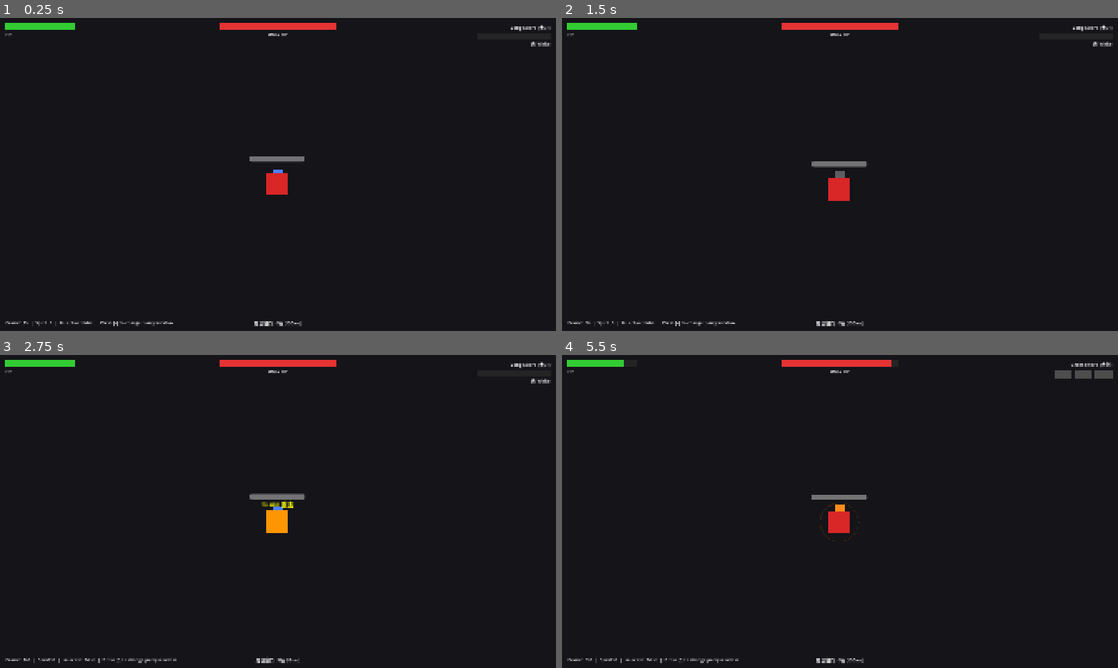
Above: before the commit, frames 1-4 (two rows, left to right).
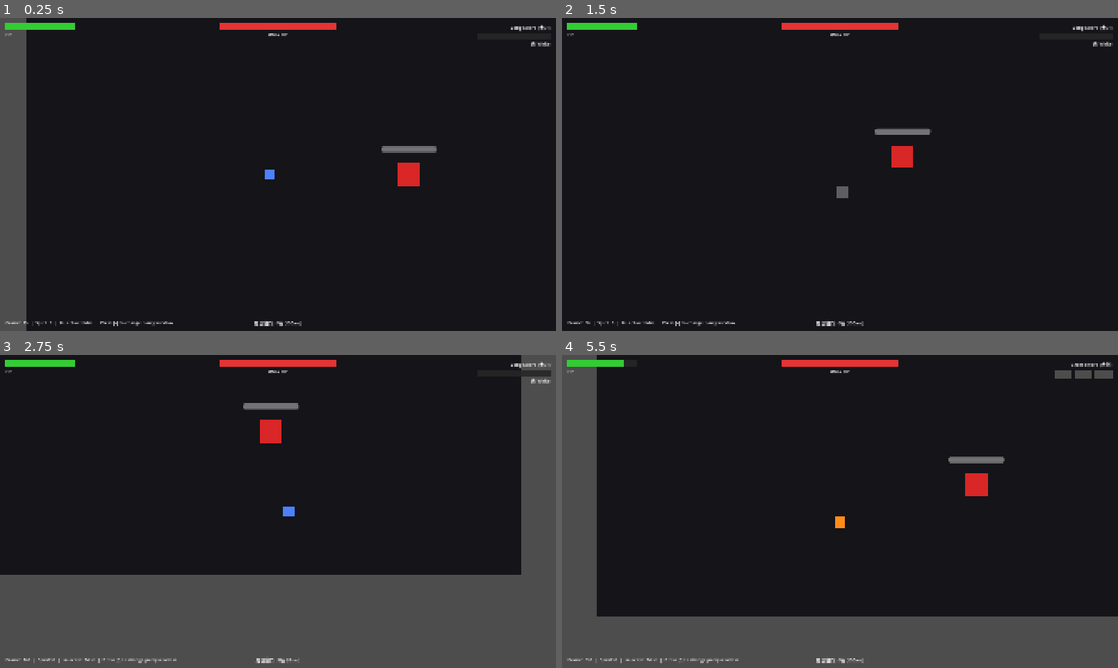
Above: after the commit, the same moments.

Repository: cyclonemagnum/claude_game_studios
Game: Godot game, scene res://main.tscn
The game is run twice, just before and just after one commit, with the same random seed, the same clock (stepped at 60 frames per second) and the same inputs.
Inputs:
- Up to frame 1 (0.25 s): no input
- Up to frame 2 (1.5 s): hold D (move_right) 0.53-1.28 s; tap J (attack) at 0.6 s; hold S (move_down) from 1.28 s (still down); tap K (dodge) at 1.35 s
- Up to frame 3 (2.75 s): release S (move_down) at 2.03 s; hold D (move_right) from 2.03 s (still down); hold [ (parry_window_decrease) from 2.03 s (still down)
- Up to frame 4 (5.5 s): release D (move_right) at 2.78 s; release [ (parry_window_decrease) at 2.78 s; hold W (move_up) 2.78-3.53 s; tap one key every 0.75 s from 2.85 s: ] (parry_window_increase) L (special) Tab (switch_weapon) J (attack); hold A (move_left) 3.53-5.03 s; hold S (move_down) from 5.03 s (still down)

The runs differ from the first frame. In frame 1, 5.6% of the frame differs, in the area x 0-79%, y 0-100%; in frame 2, 1.0%; in frame 3, 35%, in the area x 0-100%, y 0-100%; in frame 4, 23%.

Commit message:
fix: 修复竞技场墙壁碰撞体和玩家碰撞掩码
- 墙壁碰撞体从 1800x1000 巨型矩形改为薄壁（水平 1800x40，垂直 40x1000）
  之前4面墙共用同一个覆盖整个竞技场的碰撞体，导致玩家和Boss被卡住无法移动
- Player collision_mask 5→1，只与墙壁碰撞，不再与Boss物理推挤

Co-Authored-By: Claude Opus 4.6 (1M context) <noreply@anthropic.com>

Diff:
--- a/prototypes/combat-feel/main.tscn
+++ b/prototypes/combat-feel/main.tscn
@@ -7,8 +7,11 @@
 [ext_resource type="PackedScene" path="res://hud.tscn" id="5_hud"]
 [ext_resource type="Script" path="res://hit_effect.gd" id="6_hit"]
 
-[sub_resource type="RectangleShape2D" id="RectangleShape2D_arena"]
-size = Vector2(1800, 1000)
+[sub_resource type="RectangleShape2D" id="RectangleShape2D_wall_h"]
+size = Vector2(1800, 40)
+
+[sub_resource type="RectangleShape2D" id="RectangleShape2D_wall_v"]
+size = Vector2(40, 1000)
 
 [node name="Main" type="Node2D"]
 script = ExtResource("1_main")
@@ -25,19 +28,19 @@
 
 [node name="WallTop" type="CollisionShape2D" parent="ArenaWalls"]
 position = Vector2(0, -520)
-shape = SubResource("RectangleShape2D_arena")
+shape = SubResource("RectangleShape2D_wall_h")
 
 [node name="WallBottom" type="CollisionShape2D" parent="ArenaWalls"]
 position = Vector2(0, 520)
-shape = SubResource("RectangleShape2D_arena")
+shape = SubResource("RectangleShape2D_wall_h")
 
 [node name="WallLeft" type="CollisionShape2D" parent="ArenaWalls"]
 position = Vector2(-920, 0)
-shape = SubResource("RectangleShape2D_arena")
+shape = SubResource("RectangleShape2D_wall_v")
 
 [node name="WallRight" type="CollisionShape2D" parent="ArenaWalls"]
 position = Vector2(920, 0)
-shape = SubResource("RectangleShape2D_arena")
+shape = SubResource("RectangleShape2D_wall_v")
 
 [node name="Player" parent="." instance=ExtResource("2_player")]
 position = Vector2(-200, 0)
--- a/prototypes/combat-feel/player.tscn
+++ b/prototypes/combat-feel/player.tscn
@@ -9,7 +9,7 @@
 
 [node name="Player" type="CharacterBody2D"]
 collision_layer = 2
-collision_mask = 5
+collision_mask = 1
 script = ExtResource("1_player")
 
 [node name="BodyRect" type="ColorRect" parent="."]
